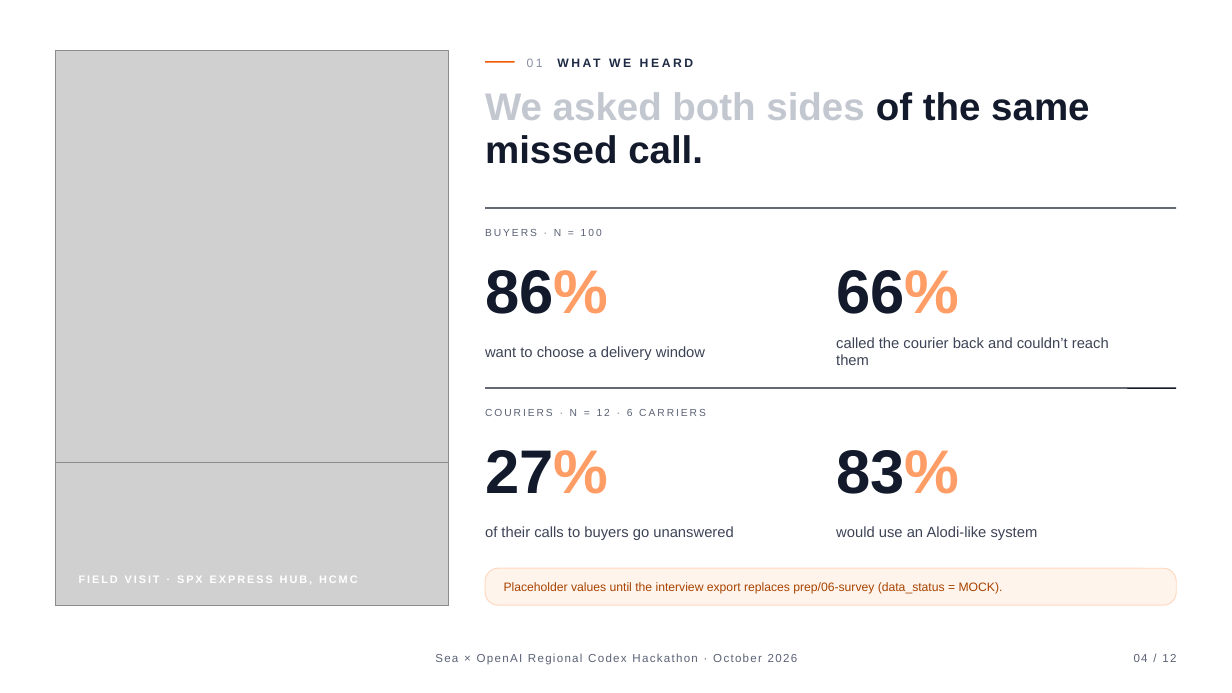
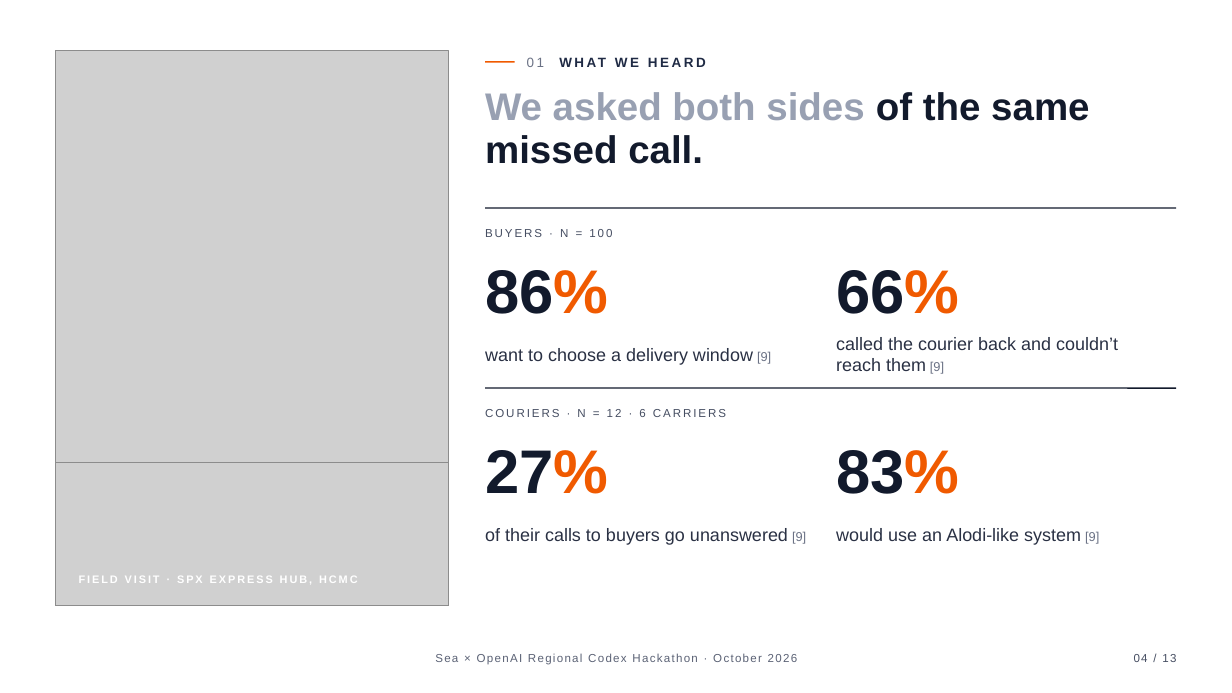
Before and after one commit to BennedictQuanTon/Alodi-Regional-Codex-Hackathon-2026, a slide deck: slide 4 of prep/01-pitch/Alodi-Pitch.pptx. Drawn at 1232x693 pixels with LibreOffice and Linux fonts; fonts in the diff are those of the drawing; grey boxes stand for pictures; background and template pictures are left out. Boxes give left, top, right and bottom in pixels: in the first picture for what was removed or moved away, otherwise in the second. Text is boxed around its words. In the diff, an @@ line names an element or a change of style, - is before the commit and + after.

Commit message:
deck: brand orange, stronger greys, larger body text, numbered references on a closing References slide

```diff
--- a/prep/01-pitch/Alodi-Pitch.pptx
+++ b/prep/01-pitch/Alodi-Pitch.pptx
@@ text "01 WHAT WE HEARD" at box(485, 57, 544, 120): size 9.5 to 10.5 pt; text colour #8A91A6 to #6B7285 in "01" @@
@@ text "We asked both sides of ..." at box(485, 92, 1089, 164): text colour #C3C7D0 to #98A0B2 in "We asked both sides" @@
@@ text "BUYERS · N = 100" at box(485, 229, 612, 237): size 8 to 9 pt, text colour #5B6275 to #464E62 @@
@@ text "86%" at box(485, 270, 608, 314): text colour #FF9D66 to #F05A00 in "86%" @@
@@ text "66%" at box(836, 270, 959, 314): text colour #FF9D66 to #F05A00 in "66%" @@
@@ text at box(485, 348, 771, 365): text changed; size 11.5 to 14 pt; text colour #3D4457 to #2A3144 @@
-want to choose a delivery window
+want to choose a delivery window [9]
@@ text at box(836, 337, 1118, 374): text changed; size 11.5 to 14 pt; text colour #3D4457 to #2A3144 @@
-called the courier back and couldn’t reach them
+called the courier back and couldn’t reach them [9]
@@ text "COURIERS · N = 12 ..." at box(485, 409, 726, 417): size 8 to 9 pt, text colour #5B6275 to #464E62 @@
@@ text "27%" at box(485, 450, 608, 494): text colour #FF9D66 to #F05A00 in "27%" @@
@@ text "83%" at box(836, 450, 959, 494): text colour #FF9D66 to #F05A00 in "83%" @@
@@ text at box(485, 528, 806, 545): text changed; size 11.5 to 14 pt; text colour #3D4457 to #2A3144 @@
-of their calls to buyers go unanswered
+of their calls to buyers go unanswered [9]
@@ text at box(836, 528, 1099, 545): text changed; size 11.5 to 14 pt; text colour #3D4457 to #2A3144 @@
-would use an Alodi-like system
+would use an Alodi-like system [9]
@@ rounded rectangle removed at box(485, 568, 1177, 605) @@
@@ text removed at box(504, 582, 1003, 594) @@
-Placeholder values until the interview export replaces prep/06-survey (data_status = MOCK).
@@ text at box(1134, 654, 1176, 662): text changed; text colour #5B6275 to #464E62 @@
-04 / 12
+04 / 13
```
Also in this commit, not shown: 11 other slides changed, 1 slide added, 2 other files.
